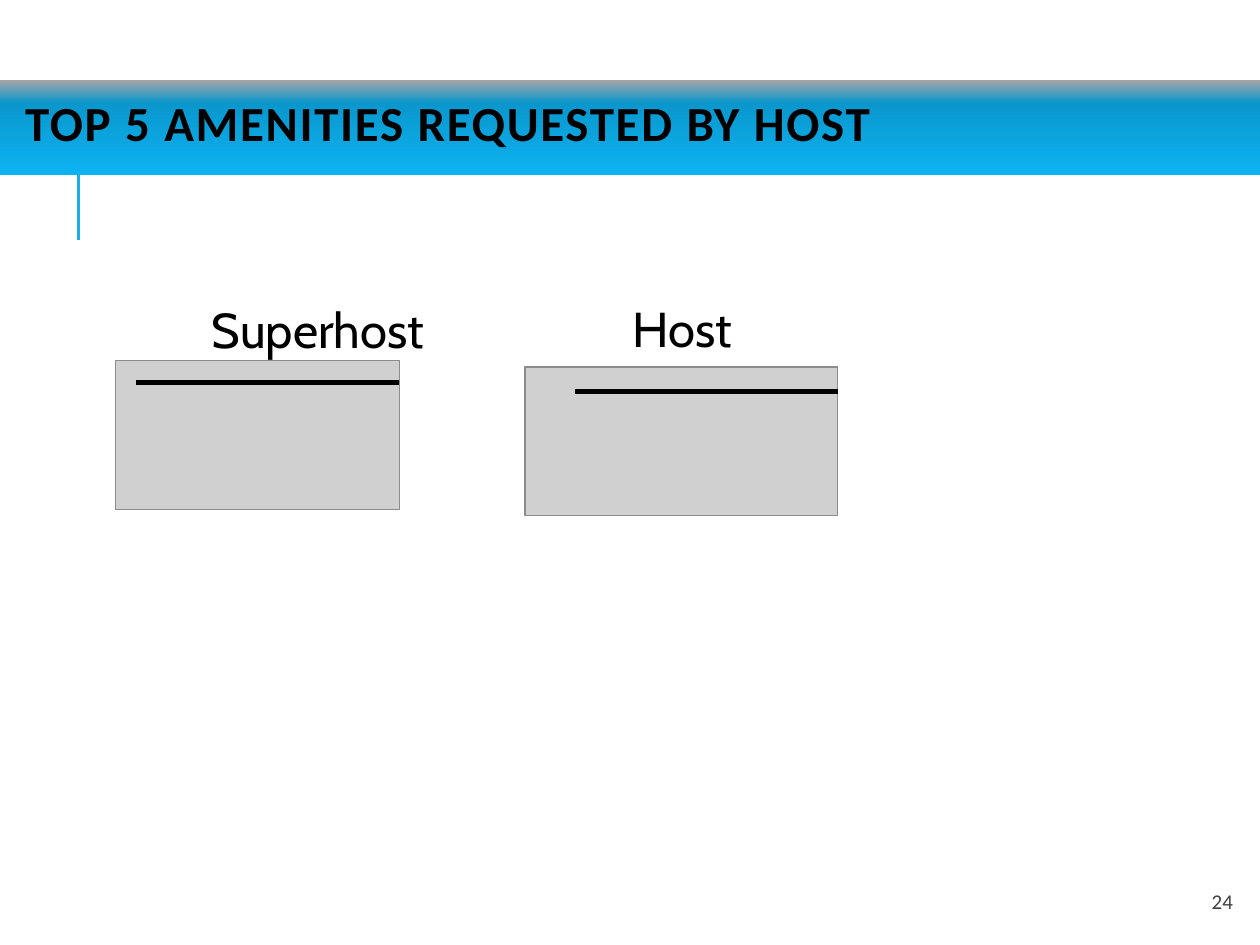
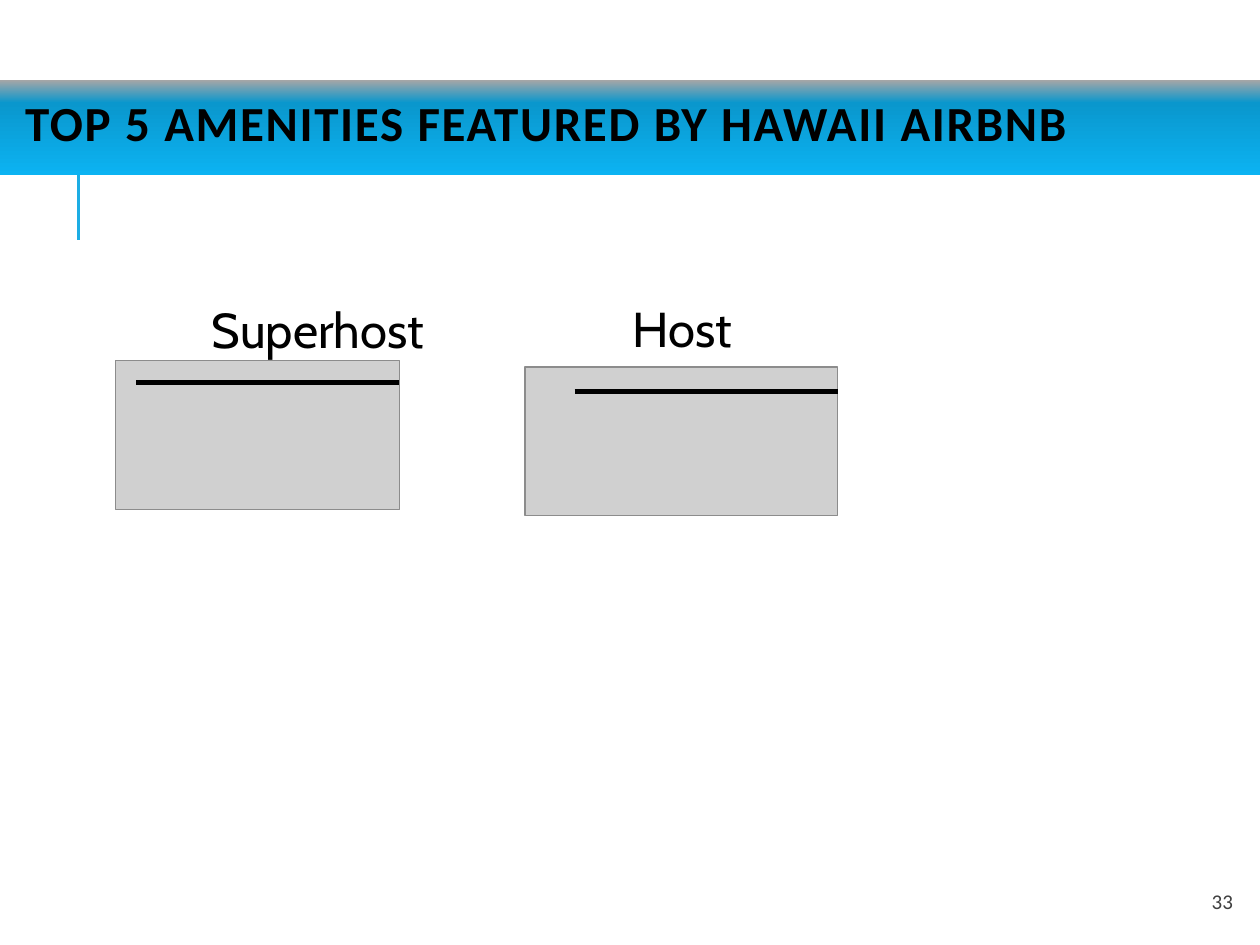
Before and after one commit to jaminiowa/Group-1-Project, a slide deck: slide 33 of Group1 Project - AirBnb Analysis.pptx (slide 24 before the commit). Drawn at 1260x945 pixels with LibreOffice and Linux fonts; fonts in the diff are those of the drawing; grey boxes stand for pictures. Boxes give left, top, right and bottom in pixels: in the first picture for what was removed or moved away, otherwise in the second. Text is boxed around its words. In the diff, an @@ line names an element or a change of style, - is before the commit and + after.

```diff
--- a/Group1 Project - AirBnb Analysis.pptx
+++ b/Group1 Project - AirBnb Analysis.pptx
@@ title at (x1=25, y1=109, x2=1067, y2=142): text changed @@
-TOP 5 AMENITIES REQUESTED BY HOST
+TOP 5 AMENITIES FEATURED BY HAWAII AIRBNB
@@ page number at (x1=1212, y1=895, x2=1233, y2=909): text changed @@
-24
+33
```
Also in this commit, not shown: 5 other slides changed, 12 slides added, 2 slides removed.
